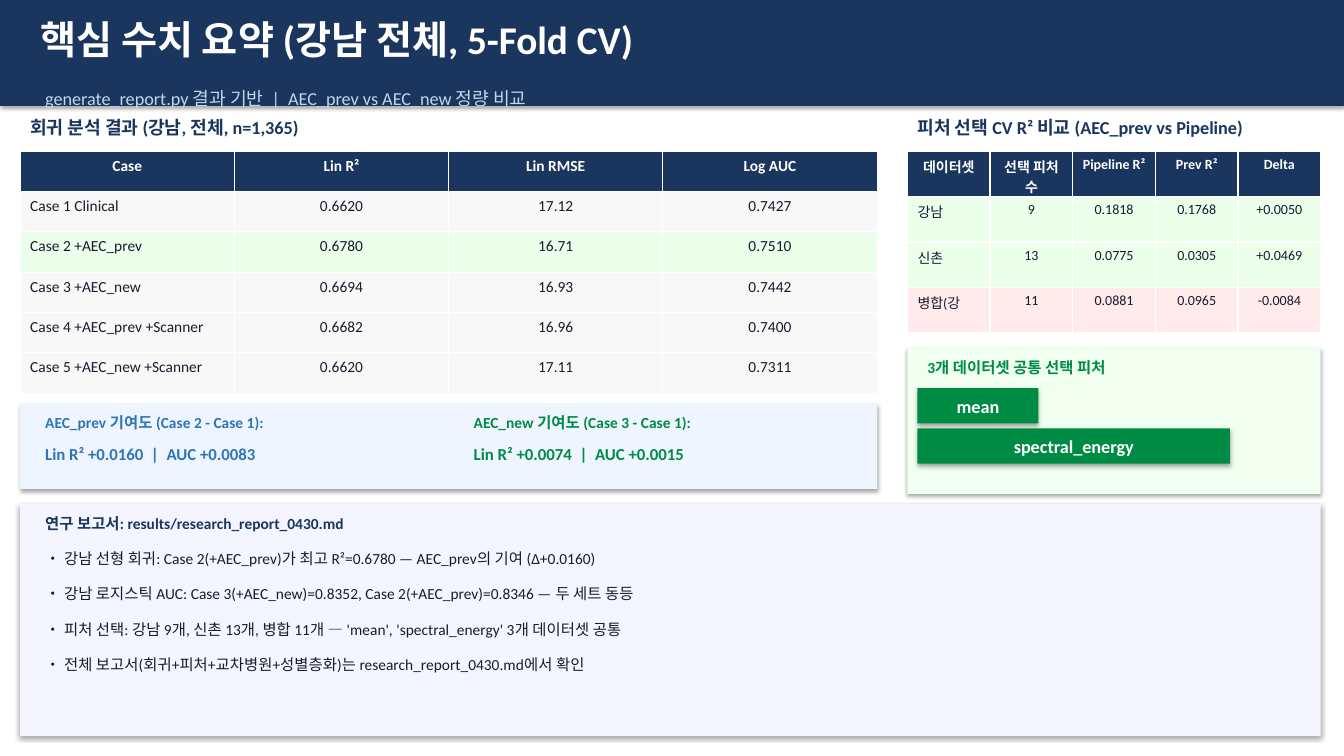
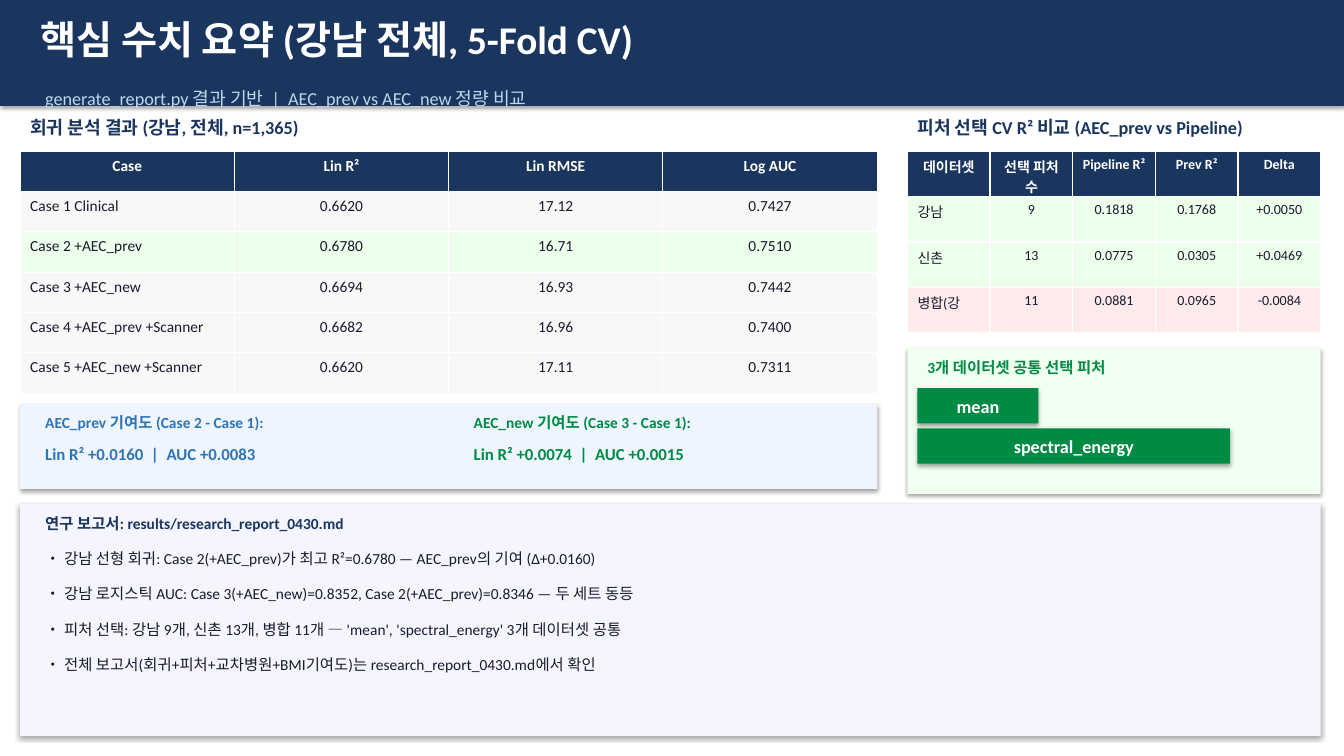
Before and after one commit to JHWannabe/2026-1_Study, a slide deck: slide 12 of 연구코드/results/0424_vs_0430_comparison.pptx (slide 13 before the commit). Drawn at 1344x756 pixels with LibreOffice and Linux fonts; fonts in the diff are those of the drawing. Boxes give left, top, right and bottom in pixels: in the first picture for what was removed or moved away, otherwise in the second. Text is boxed around its words. In the diff, an @@ line names an element or a change of style, - is before the commit and + after.

```diff
--- a/연구코드/results/0424_vs_0430_comparison.pptx
+++ b/연구코드/results/0424_vs_0430_comparison.pptx
@@ text at <box>64,657,595,673</box>: text changed @@
-• 전체 보고서(회귀+피처+교차병원+성별층화)는 research_report_0430.md에서 확인
+• 전체 보고서(회귀+피처+교차병원+BMI기여도)는 research_report_0430.md에서 확인
```
Also in this commit, not shown: 4 other slides changed, 1 slide removed, 4 other files.
